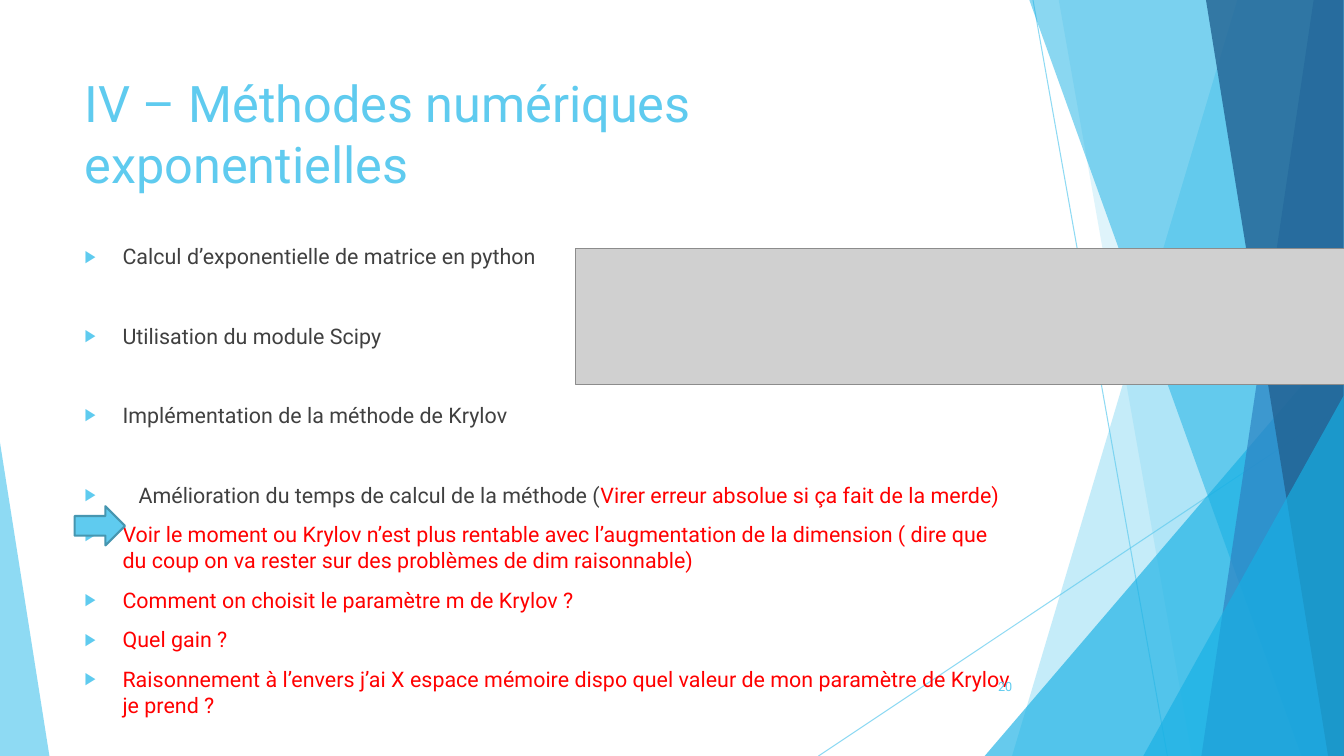
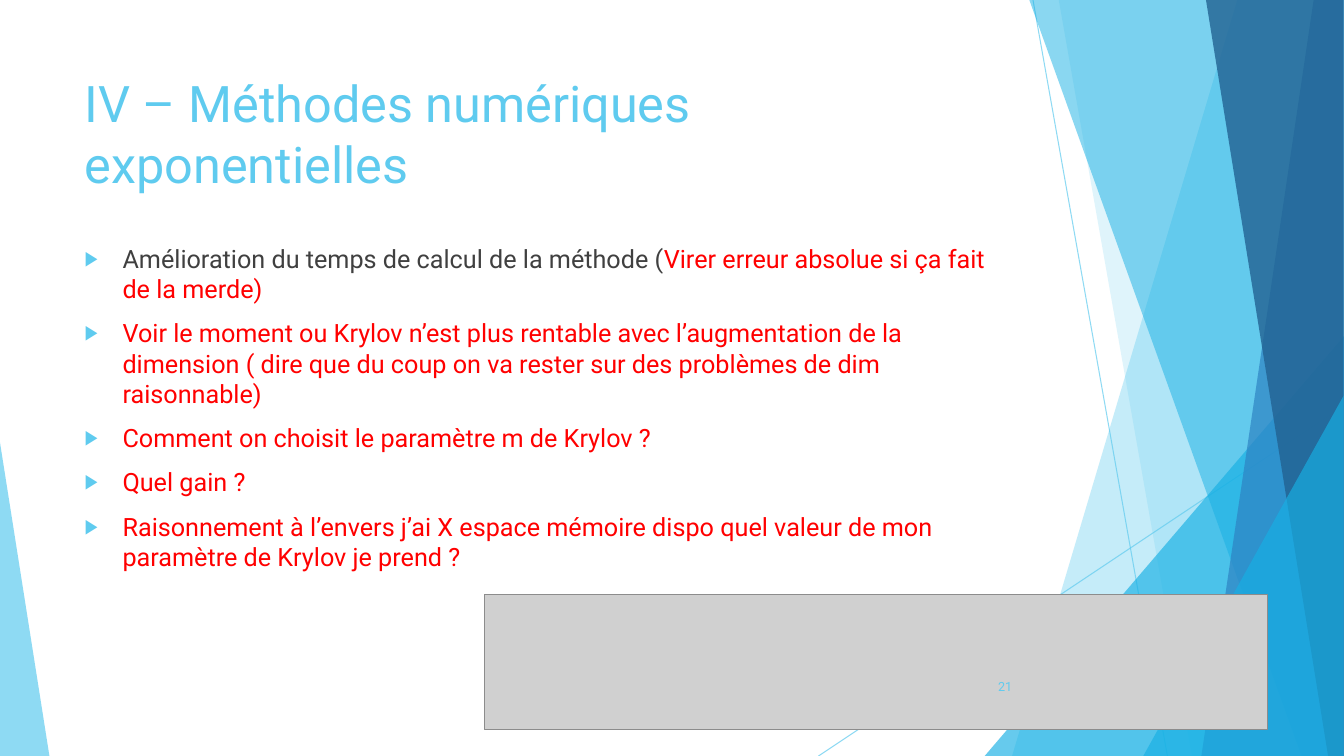
Before and after one commit to pierreXVI/PIE, a slide deck: slide 21 of oral_presentation/Oral_presentation_12_02_2019.pptx (slide 20 before the commit). Drawn at 1344x756 pixels with LibreOffice and Linux fonts; fonts in the diff are those of the drawing; grey boxes stand for pictures. Boxes give left, top, right and bottom in pixels: in the first picture for what was removed or moved away, otherwise in the second. Text is boxed around its words. In the diff, an @@ line names an element or a change of style, - is before the commit and + after.

```diff
--- a/oral_presentation/Oral_presentation_12_02_2019.pptx
+++ b/oral_presentation/Oral_presentation_12_02_2019.pptx
@@ text "Amélioration du temps de calcul ..." at box(123, 248, 985, 572): size 15.3 to 18 pt @@
@@ text at box(123, 248, 535, 428): paragraphs removed @@
-▶ Calcul d’exponentielle de matrice en python
-▶ Utilisation du module Scipy
-▶ Implémentation de la méthode de Krylov
@@ right arrow removed at box(75, 506, 125, 545) @@
@@ picture: place and size @@
-picture at box(576, 249, 1344, 384)
+picture at box(485, 595, 1268, 730)
@@ page number at box(998, 682, 1012, 691): text changed @@
-20
+21
```
Also in this commit, not shown: 1 other slide changed, 1 slide added.
